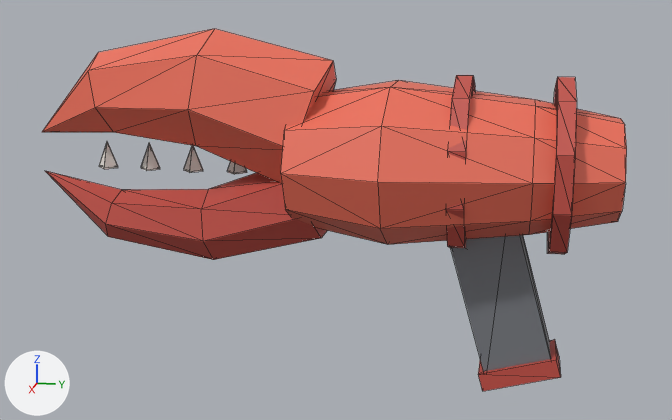
What one commit did to the OBJ model HtfFortress/Models/LobsterClaw.obj.
Before and after are seen from a 50 mm lens placed at (0.67, 0.011, 0.219), pointed at (-0.002, -0.124, 0.051). Arrows for +X, +Y and +Z are at lower left; the lights stay in place. The older version comes first. Mesh edges are drawn as thin lines. Where no turn or scale is listed for an object, it has been applied to the vertices.

The scene before the commit, as lines of its bpy script (objects in view):
```python
me_lobsterclaw = bpy.data.meshes.new('LobsterClaw')
me_lobsterclaw.from_pydata(...)  # 180 vertices, 300 faces; spans x -0.075..0.075, y -0.36..0.08, z -0.077..0.185
# faces by material slot: [116, 124, 48, 12]
me_lobsterclaw.materials.append(mat_wpnlobster)  # red #ed6f59
me_lobsterclaw.materials.append(mat_wpnlobsterdark)  # red #c45045
me_lobsterclaw.materials.append(mat_white)  # white #eae6df
me_lobsterclaw.materials.append(mat_iron)  # grey #76797e
ob_lobsterclaw = bpy.data.objects.new('LobsterClaw', me_lobsterclaw)
ob_lobsterclaw.location = (0.0, 0.0, 0.0)
```
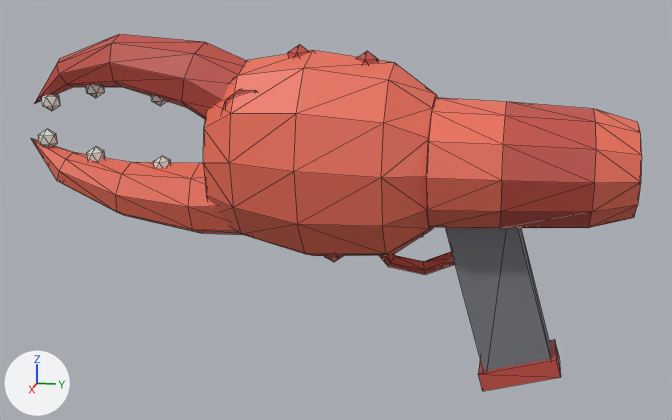
The change, as a diff of the scene's bpy script:
```diff
--- a/HtfFortress/Models/LobsterClaw.obj.py
+++ b/HtfFortress/Models/LobsterClaw.obj.py
@@ me_lobsterclaw @@
 # used by ob_lobsterclaw; location = (0.0, 0.0, 0.0)
-me_lobsterclaw.from_pydata(...)  # 180 vertices, 300 faces; spans x -0.075..0.075, y -0.36..0.08, z -0.077..0.185
+me_lobsterclaw.from_pydata(...)  # 351 vertices, 630 faces; spans x -0.062..0.062, y -0.37..0.09, z -0.077..0.18
+# me_lobsterclaw part 1: a new loose piece, an icosphere of 20 faces spanning x -0.009..0.009, y -0.109..-0.091, z 0.15..0.17, in mat_wpnlobsterdark (red #c45045)
+# me_lobsterclaw part 2: a new loose piece, an icosphere of 20 faces spanning x -0.009..0.009, y -0.159..-0.141, z 0.154..0.174, in mat_wpnlobsterdark (red #c45045)
+# me_lobsterclaw part 3: a new loose piece, an icosphere of 20 faces spanning x -0.009..0.009, y -0.134..-0.116, z 0.01..0.03, in mat_wpnlobsterdark (red #c45045)
+# me_lobsterclaw part 4: a new loose piece, an icosphere of 20 faces spanning x -0.007..0.007, y -0.267..-0.253, z 0.072..0.088, in mat_white (white #eae6df)
+# me_lobsterclaw part 5: a new loose piece, an icosphere of 20 faces spanning x -0.007..0.007, y -0.322..-0.308, z 0.077..0.093, in mat_white (white #eae6df)
+# me_lobsterclaw part 6: a new loose piece, an icosphere of 20 faces spanning x -0.007..0.007, y -0.362..-0.348, z 0.09..0.106, in mat_white (white #eae6df)
+# me_lobsterclaw part 7: a new loose piece, an icosphere of 20 faces spanning x -0.007..0.007, y -0.267..-0.253, z 0.126..0.142, in mat_white (white #eae6df)
+# me_lobsterclaw part 8: a new loose piece, an icosphere of 20 faces spanning x -0.007..0.007, y -0.319..-0.306, z 0.131..0.147, in mat_white (white #eae6df)
+# me_lobsterclaw part 9: a new loose piece, an icosphere of 20 faces spanning x -0.007..0.007, y -0.357..-0.343, z 0.12..0.136, in mat_white (white #eae6df)
+# me_lobsterclaw part 10: a new loose piece, a 10-sided cylinder along x spanning x -0.035..0.035, y -0.2..-0.16, z 0.106..0.144, in mat_wpnlobsterdark (red #c45045)
+# me_lobsterclaw part 11: the loose piece of 40 vertices spanning x -0.075..0.075, y -0.15..0.08, z 0.033..0.147 is rebuilt with 48 vertices and now spans x -0.056..0.056, y -0.05..0.09, z 0.042..0.138
+# me_lobsterclaw part 12: the loose piece of 22 vertices spanning x -0.031..0.031, y -0.36..-0.131, z 0.01..0.091 is rebuilt with 33 vertices and now spans x -0.032..0.032, y -0.37..-0.177, z 0.027..0.098, in mat_wpnlobster (red #ed6f59)
+# me_lobsterclaw part 13: the loose piece of 22 vertices spanning x -0.049..0.049, y -0.36..-0.125, z 0.072..0.185 is rebuilt with 33 vertices and now spans x -0.03..0.03, y -0.365..-0.167, z 0.098..0.18, in mat_wpnlobsterdark (red #c45045)
+# me_lobsterclaw part 14: a new loose piece of 60 vertices spanning x -0.062..0.062, y -0.215..-0.05, z 0.014..0.17, in mat_wpnlobster (red #ed6f59)
+# me_lobsterclaw part 15: a new loose piece of 25 vertices spanning x -0.004..0.005, y -0.105..-0.03, z 0.005..0.075, in mat_wpnlobsterdark (red #c45045)
+# me_lobsterclaw part 16: 10 loose pieces with 80 vertices, spanning x -0.061..0.061, y -0.313..0.046, z 0.026..0.154, are deleted
+# other edits to the shape of me_lobsterclaw do not show in these pictures
 me_lobsterclaw.materials.append(mat_wpnlobster)
```

Pixel boxes [x1, y1, x2, y2] of what changed, in the pictures (672 x 420 px):
'LobsterClaw', reshaped
    before: [42, 29, 627, 391]
    after: [31, 34, 642, 391]
part 1 of me_lobsterclaw, added
    after: [356, 51, 379, 64]
part 2 of me_lobsterclaw, added
    after: [288, 45, 309, 58]
part 3 of me_lobsterclaw, added (mostly hidden)
    after: [324, 255, 342, 262]
part 4 of me_lobsterclaw, added
    after: [153, 156, 171, 168]
part 5 of me_lobsterclaw, added
    after: [87, 147, 105, 162]
part 6 of me_lobsterclaw, added
    after: [38, 129, 58, 147]
part 7 of me_lobsterclaw, added
    after: [151, 95, 167, 106]
part 8 of me_lobsterclaw, added
    after: [86, 84, 105, 98]
part 9 of me_lobsterclaw, added
    after: [42, 94, 61, 111]
part 10 of me_lobsterclaw, added (mostly hidden)
    after: [223, 90, 255, 110]
part 11 of me_lobsterclaw, rebuilt (37% narrower, 21% shorter)
    before: [281, 80, 627, 244]
    after: [426, 98, 642, 228]
part 12 of me_lobsterclaw, rebuilt
    before: [45, 171, 328, 260]
    after: [31, 138, 242, 235]
part 13 of me_lobsterclaw, rebuilt
    before: [42, 29, 336, 183]
    after: [34, 34, 246, 120]
part 14 of me_lobsterclaw, added (red)
    after: [203, 50, 438, 256]
part 15 of me_lobsterclaw, added (red)
    after: [379, 251, 455, 275]
part 16 of me_lobsterclaw, deleted
    before: [99, 75, 577, 254]
